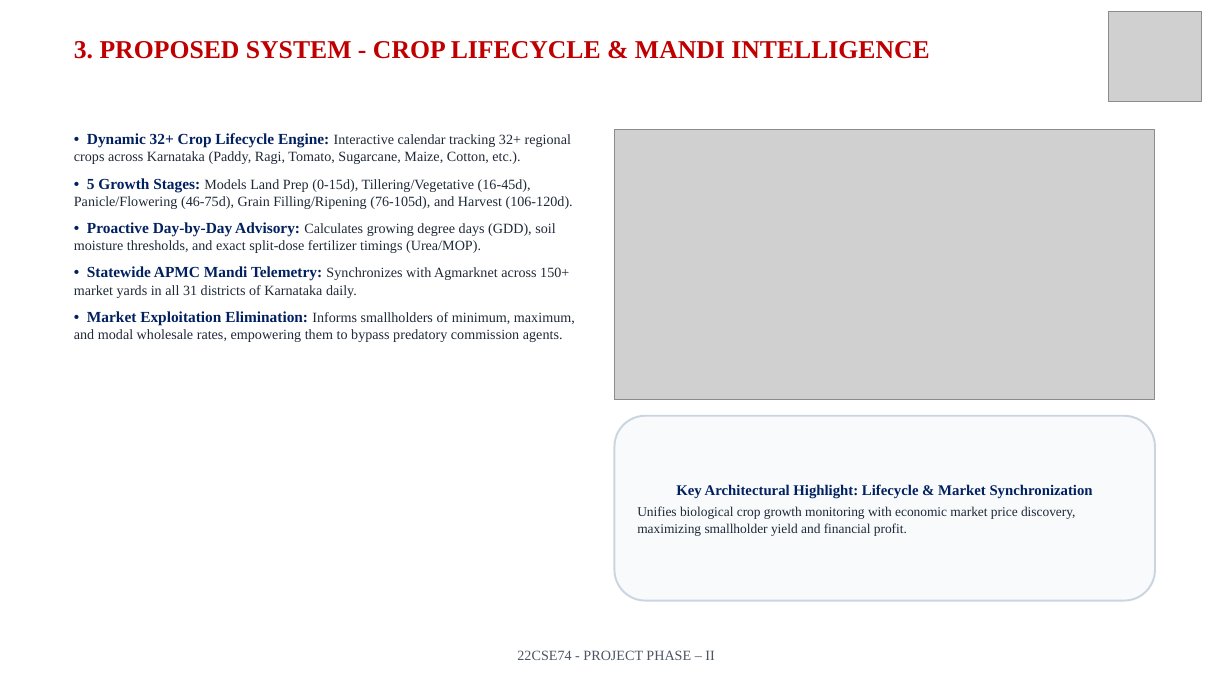
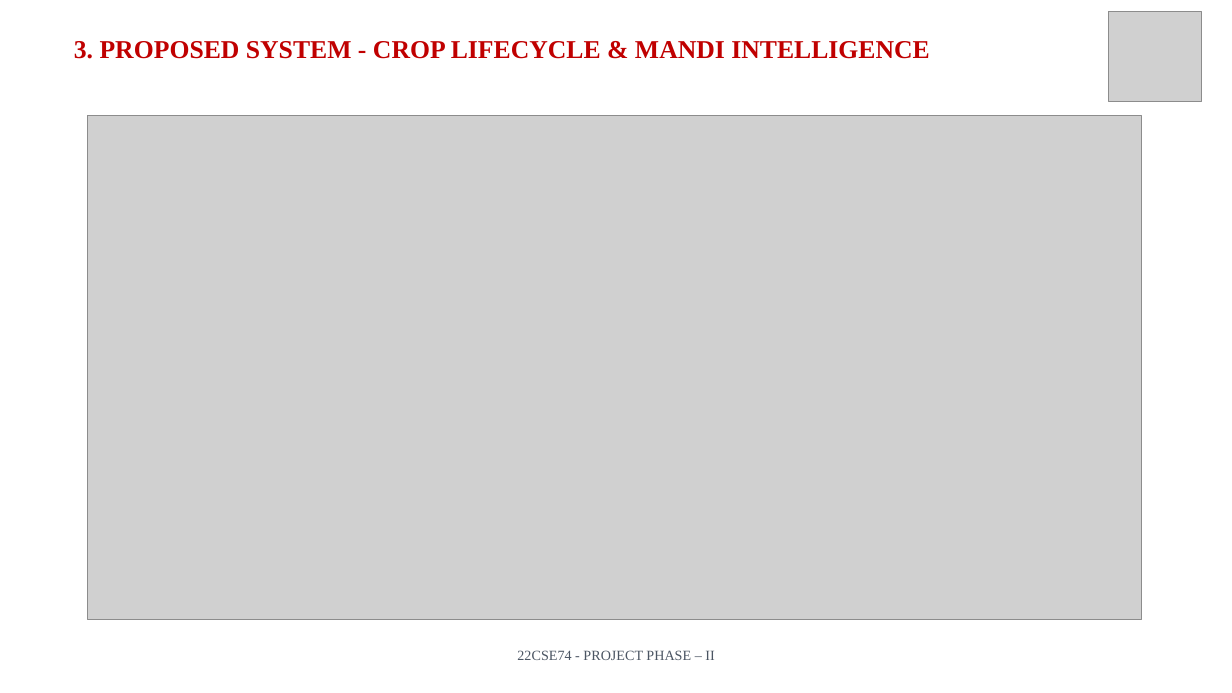
Before and after one commit to Naveenkm07/Major-Krushikadhara-figma, a slide deck: slide 9 of Project Phase-II_Review 2_ PPT Template.pptx. Drawn at 1232x693 pixels with LibreOffice and Linux fonts; fonts in the diff are those of the drawing; grey boxes stand for pictures. Boxes give left, top, right and bottom in pixels: in the first picture for what was removed or moved away, otherwise in the second. Text is boxed around its words. In the diff, an @@ line names an element or a change of style, - is before the commit and + after.

Commit message:
fix(ppt): upgrade all diagrams to full-slide 4800x2300 Retina resolution, replace low-res logos with official HD crest, and maximize clarity across all 21 slides

```diff
--- a/Project Phase-II_Review 2_ PPT Template.pptx
+++ b/Project Phase-II_Review 2_ PPT Template.pptx
@@ picture added at box(88, 116, 1141, 619) @@
@@ text removed at box(74, 133, 575, 342) @@
-• Dynamic 32+ Crop Lifecycle Engine: Interactive calendar tracking 32+ regional crops across Karnataka (Paddy, Ragi, Tomato, Sugarcane, Maize, Cotton, etc.).
-• 5 Growth Stages: Models Land Prep (0-15d), Tillering/Vegetative (16-45d), Panicle/Flowering (46-75d), Grain Filling/Ripening (76-105d), and Harvest (106-120d).
-• Proactive Day-by-Day Advisory: Calculates growing degree days (GDD), soil moisture thresholds, and exact split-dose fertilizer timings (Urea/MOP).
-• Statewide APMC Mandi Telemetry: Synchronizes with Agmarknet across 150+ market yards in all 31 districts of Karnataka daily.
-• Market Exploitation Elimination: Informs smallholders of minimum, maximum, and modal wholesale rates, empowering them to bypass predatory commission agents.
@@ picture removed at box(615, 129, 1155, 399) @@
@@ rounded rectangle removed at box(615, 416, 1155, 601) @@
-Key Architectural Highlight: Lifecycle & Market Synchronization
-Unifies biological crop growth monitoring with economic market price discovery, maximizing smallholder yield and financial profit.
```
Also in this commit, not shown: 6 other slides changed, 17 other files.
